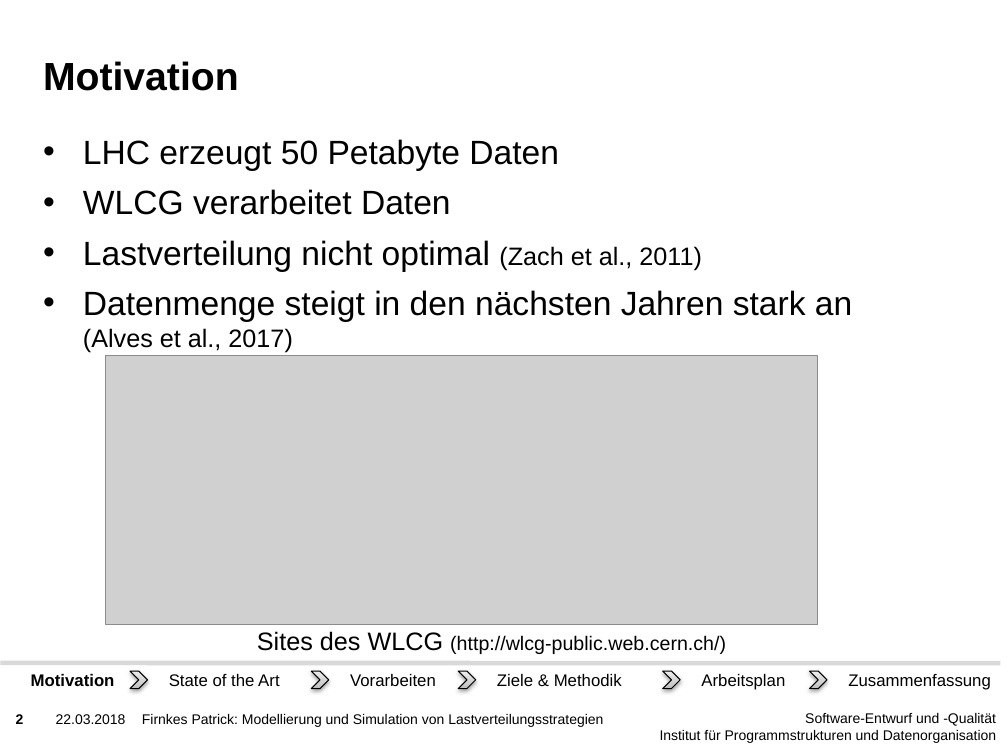
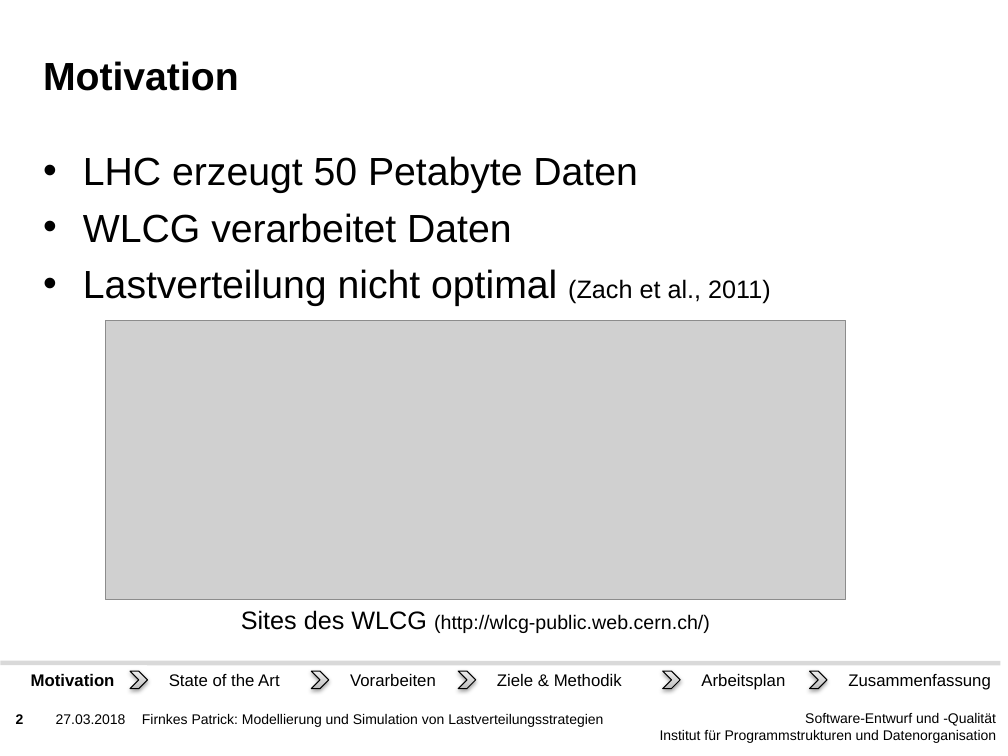
Before and after one commit to PatFirn/wlcg-loadbalancing, a slide deck: slide 2 of presentations/projekt-antrag.pptx. Drawn at 1008x756 pixels with LibreOffice and Linux fonts; fonts in the diff are those of the drawing; grey boxes stand for pictures; background and template pictures are left out. Boxes give left, top, right and bottom in pixels: in the first picture for what was removed or moved away, otherwise in the second. Text is boxed around its words. In the diff, an @@ line names an element or a change of style, - is before the commit and + after.

```diff
--- a/presentations/projekt-antrag.pptx
+++ b/presentations/projekt-antrag.pptx
@@ text "LHC erzeugt 50 Petabyte Daten": place and size @@
-text "LHC erzeugt 50 Petabyte Daten" at [83,139,852,352]
+text "LHC erzeugt 50 Petabyte Daten" at [83,156,771,306]
@@ text "LHC erzeugt 50 Petabyte Daten" at [83,156,771,306]: size 24 to 28 pt in "LHC erzeugt 50 Petabyte Daten", "WLCG verarbeitet Daten", "Lastverteilung nicht optimal" @@
@@ text at [83,290,852,352]: paragraph removed @@
-• Datenmenge steigt in den nächsten Jahren stark an (Alves et al., 2017)
@@ picture: place and size @@
-picture at [106,355,818,624]
+picture at [106,321,847,600]
@@ text "Sites des WLCG (http://wlcg-public.web.cern.ch/)": place and size @@
-text "Sites des WLCG (http://wlcg-public.web.cern.ch/)" at [257,631,726,654]
+text "Sites des WLCG (http://wlcg-public.web.cern.ch/)" at [241,610,710,633]
@@ text at [56,714,126,724]: text changed @@
-22.03.2018
+27.03.2018
```
Also in this commit, not shown: 29 other slides changed, 3 slides added.
